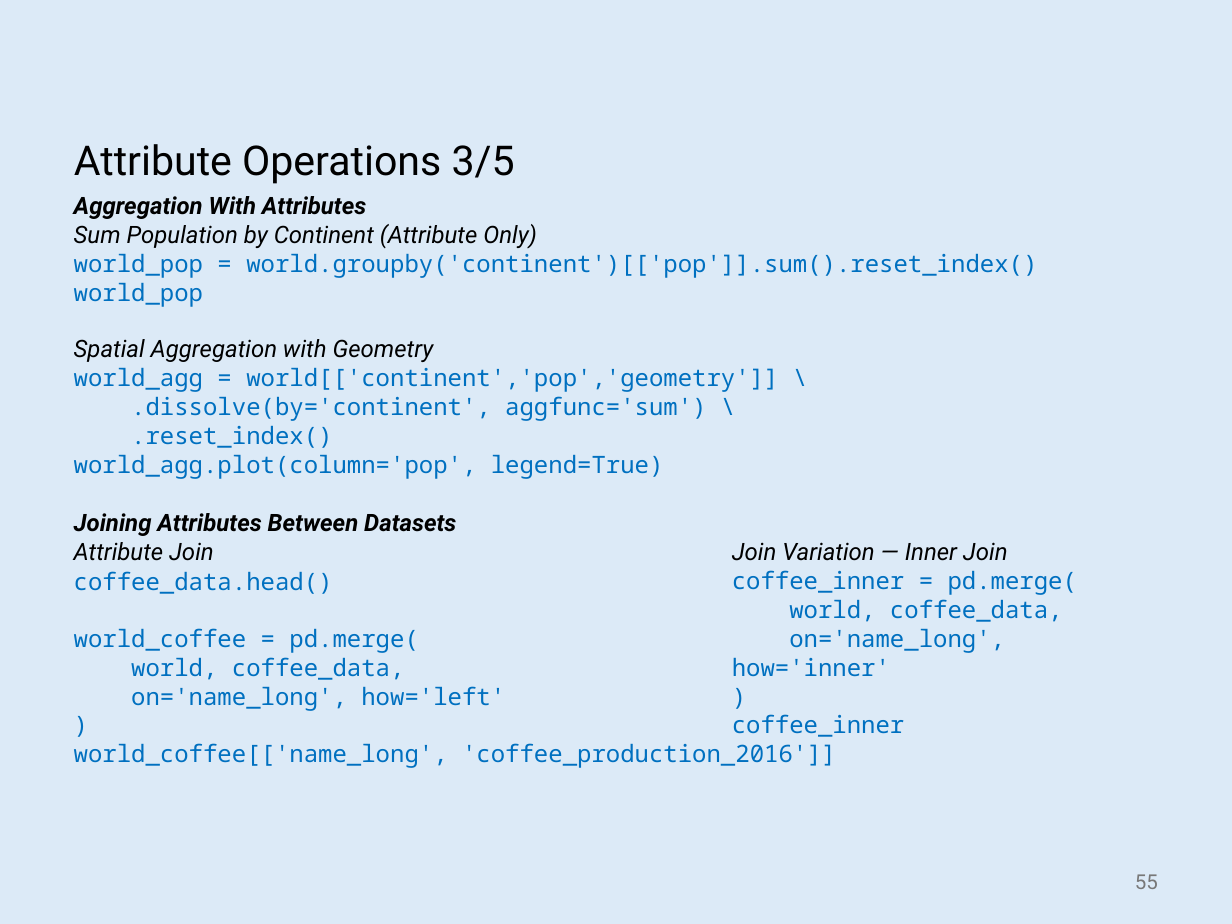
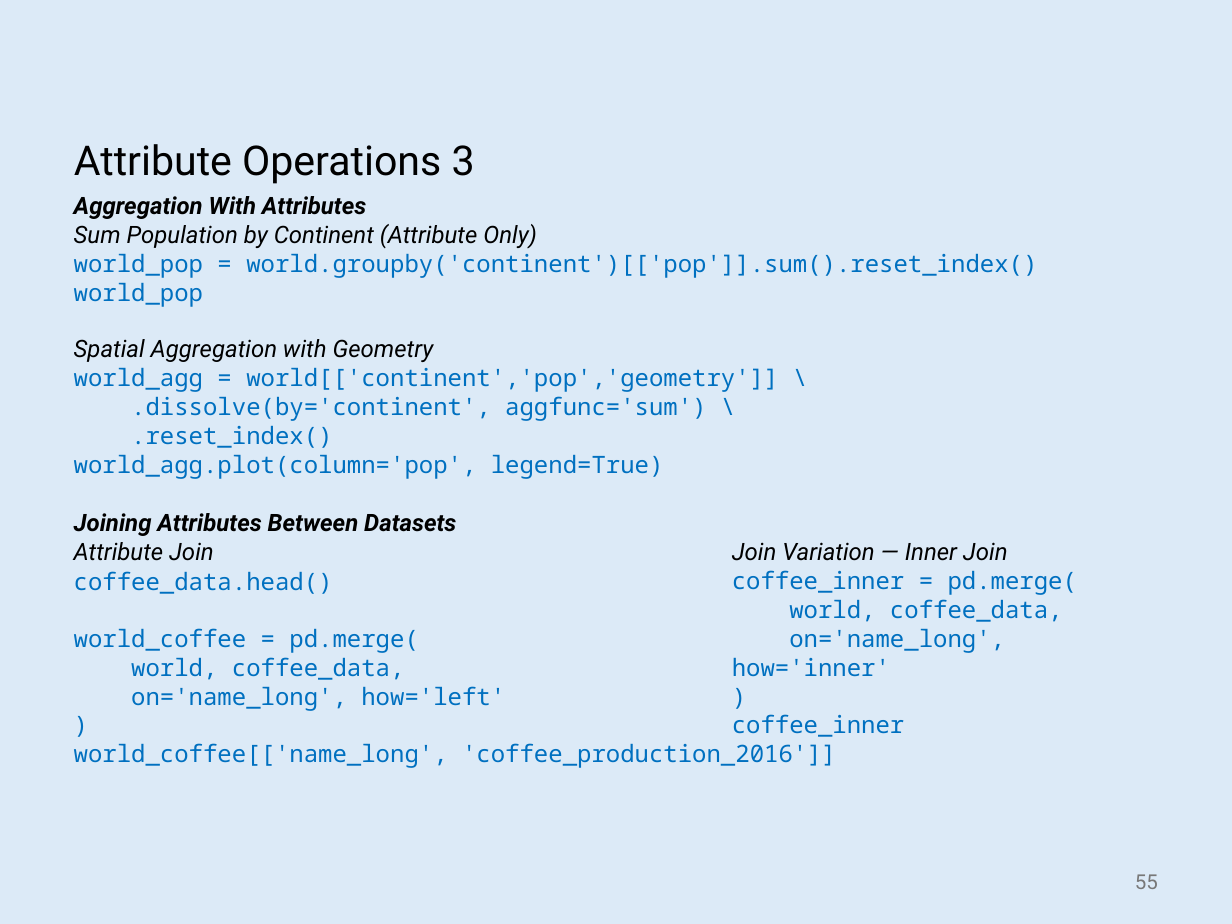
Before and after one commit to abuabara/abuabara.github.io, a slide deck: slide 55 of DAEN489S26/week2_slides.pptx. Drawn at 1232x924 pixels with LibreOffice and Linux fonts; fonts in the diff are those of the drawing. Boxes give left, top, right and bottom in pixels: in the first picture for what was removed or moved away, otherwise in the second. Text is boxed around its words. In the diff, an @@ line names an element or a change of style, - is before the commit and + after.

```diff
--- a/DAEN489S26/week2_slides.pptx
+++ b/DAEN489S26/week2_slides.pptx
@@ title at (74, 144, 475, 184): text changed @@
-Attribute Operations 3/5
+Attribute Operations 3
```
Also in this commit, not shown: 21 other slides changed, 1 other file.
